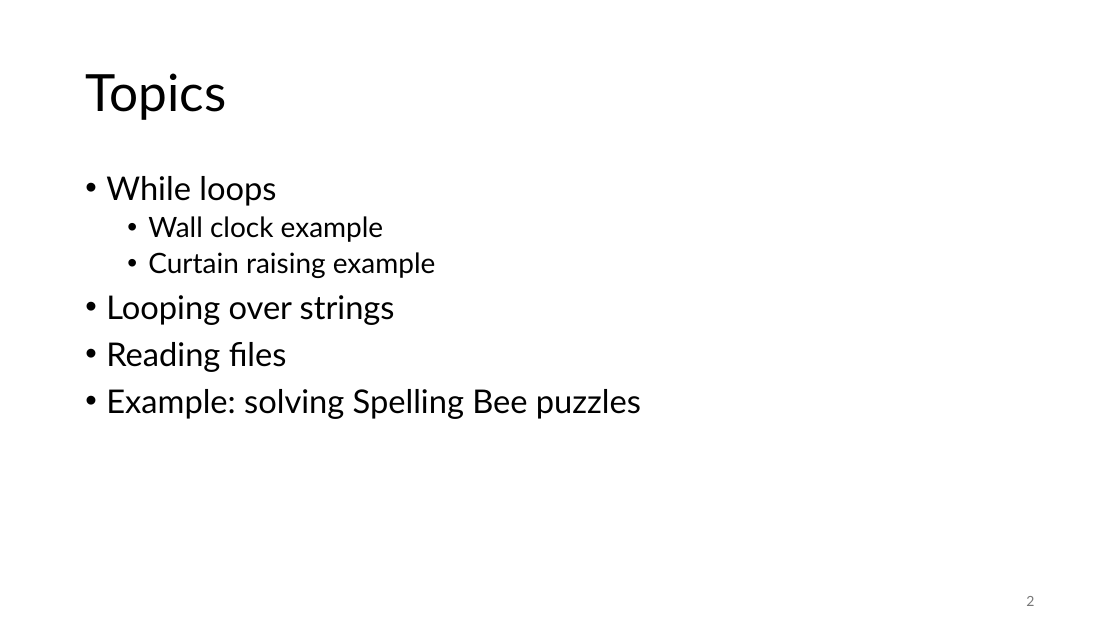
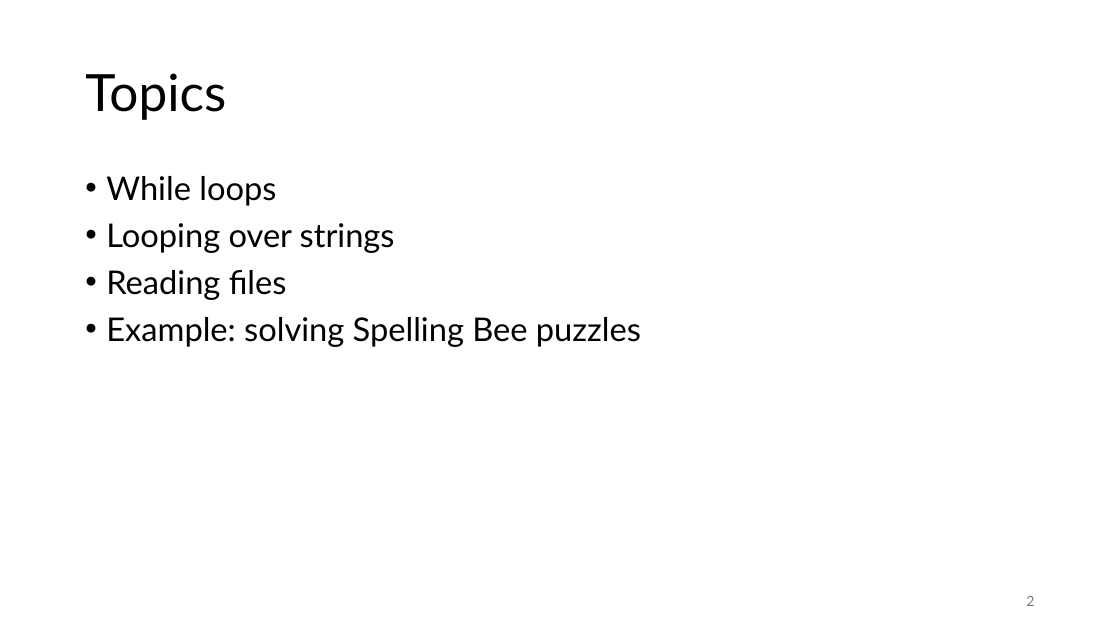
Before and after one commit to tjd1234/cmpt120spring2026, a slide deck: slide 2 of lecture_notes/chapter7/chapter7.pptx. Drawn at 1120x630 pixels with LibreOffice and Linux fonts; fonts in the diff are those of the drawing. Boxes give left, top, right and bottom in pixels: in the first picture for what was removed or moved away, otherwise in the second. Text is boxed around its words. In the diff, an @@ line names an element or a change of style, - is before the commit and + after.

```diff
--- a/lecture_notes/chapter7/chapter7.pptx
+++ b/lecture_notes/chapter7/chapter7.pptx
@@ text at [148,216,436,278]: paragraphs removed @@
-  • Wall clock example
-  • Curtain raising example
```
Also in this commit, not shown: 4 other files.
